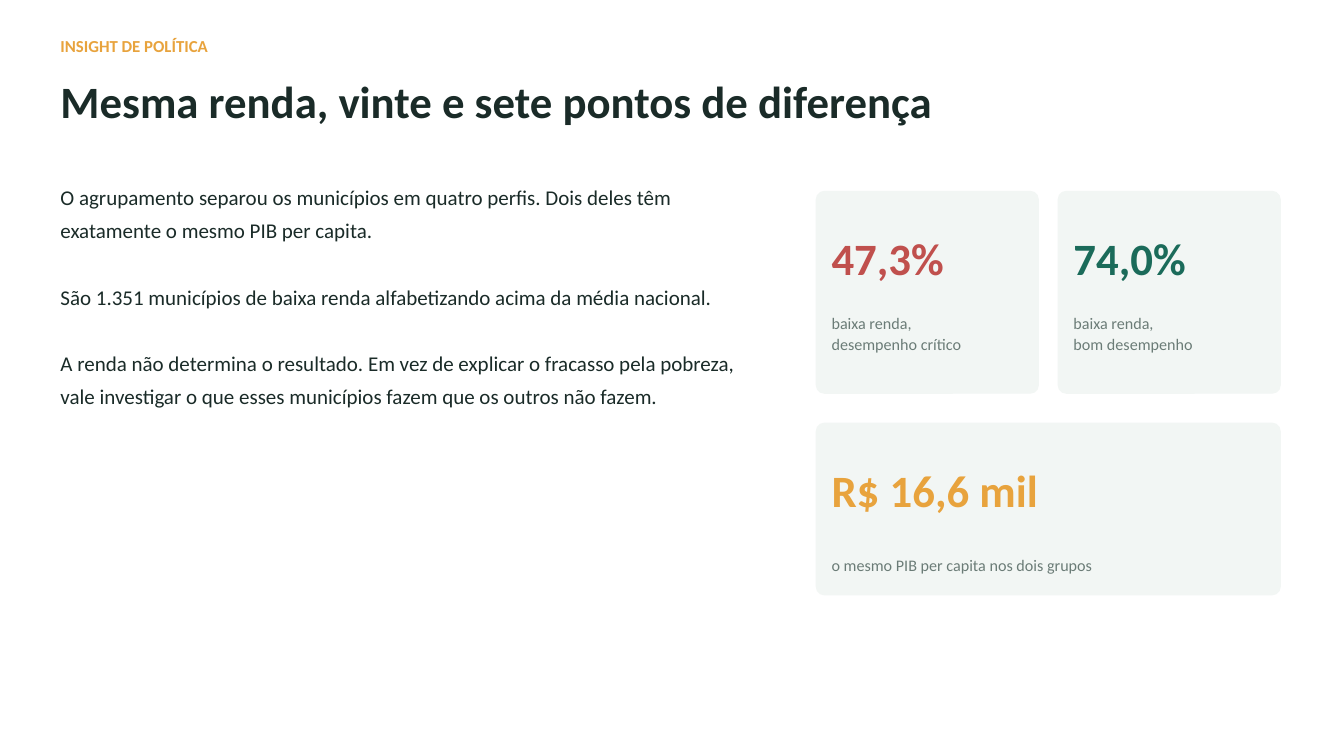
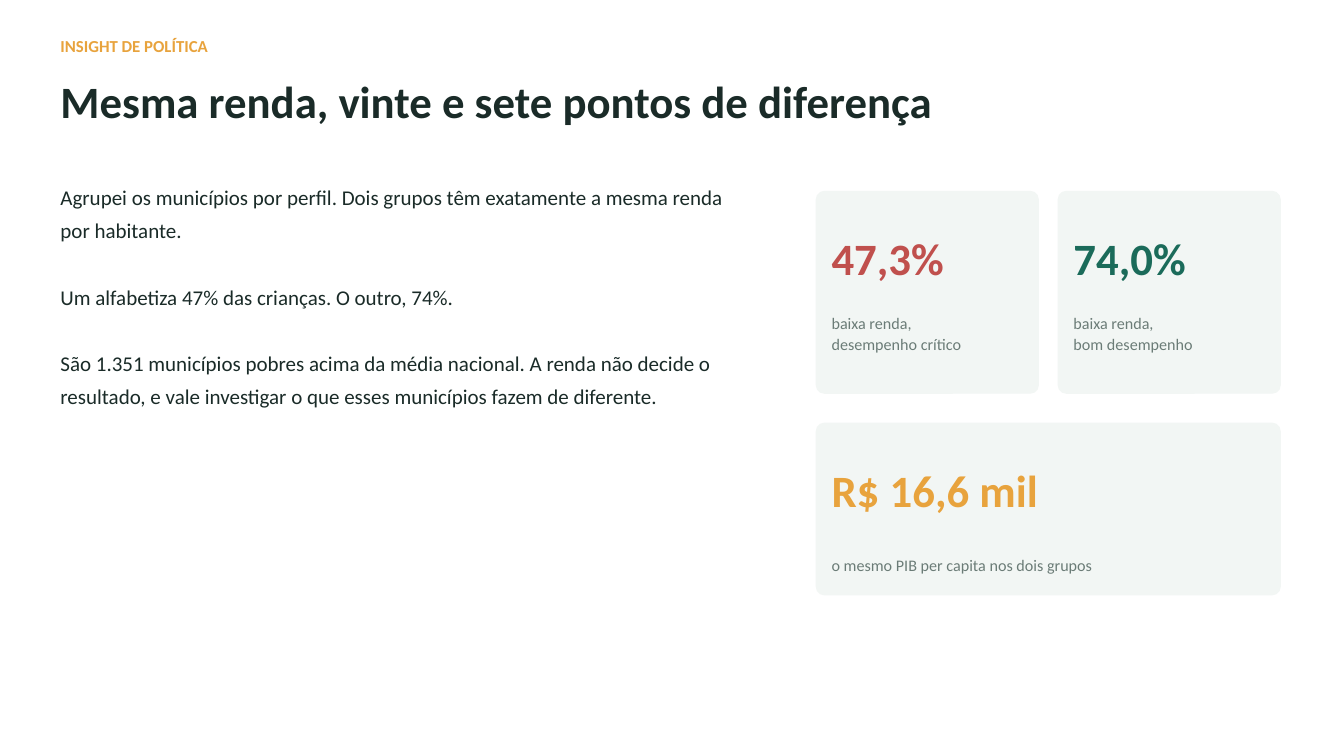
Before and after one commit to tcarvalhodiniz/tech-challenge-fase3, a slide deck: slide 9 of docs/apresentacao.pptx. Drawn at 1344x756 pixels with LibreOffice and Linux fonts; fonts in the diff are those of the drawing. Boxes give left, top, right and bottom in pixels: in the first picture for what was removed or moved away, otherwise in the second. Text is boxed around its words. In the diff, an @@ line names an element or a change of style, - is before the commit and + after.

Commit message:
Reescreve a apresentação em primeira pessoa
O texto dos slides estava quase todo impessoal ou passivo: 'um modelo que
estima', 'saem do treino', 'o agrupamento separou'. Ninguém fazia nada, as
coisas aconteciam sozinhas, e o conjunto soava automático.

Agora cada slide diz quem fez: construí, montei, comecei jogando fora, descobri,
separei, escrevi a nota mínima, fui medir o limite, agrupei. O projeto é
individual, então a voz é a primeira pessoa do singular.

O slide de escopo era o mais confuso. Explicava a necessidade de uma base nova
com o vocabulário do problema, dizendo que a camada anterior 'servia a relatório,
no grão de município'. Passa a dizer que a base da fase anterior guardava uma
linha por município e que, para prever criança por criança, era preciso uma linha
por aluno.

Saem também os termos que não significam nada para um gestor: o título do slide
sobre ausência falava em 'classe negativa', e um cartão anunciava 'tabelas Gold
novas'.

O título do slide de escopo estava passivo enquanto o corpo já estava em primeira
pessoa; passa a acompanhar.

```diff
--- a/docs/apresentacao.pptx
+++ b/docs/apresentacao.pptx
@@ text at (x1=60, y1=190, x2=723, y2=408): text changed @@
-O agrupamento separou os municípios em quatro perfis. Dois deles têm exatamente o mesmo PIB per capita.
-São 1.351 municípios de baixa renda alfabetizando acima da média nacional.
-A renda não determina o resultado. Em vez de explicar o fracasso pela pobreza, vale investigar o que esses municípios fazem que os outros não fazem.
+Agrupei os municípios por perfil. Dois grupos têm exatamente a mesma renda por habitante.
+Um alfabetiza 47% das crianças. O outro, 74%.
+São 1.351 municípios pobres acima da média nacional. A renda não decide o resultado, e vale investigar o que esses municípios fazem de diferente.
```
Also in this commit, not shown: 7 other slides changed.
